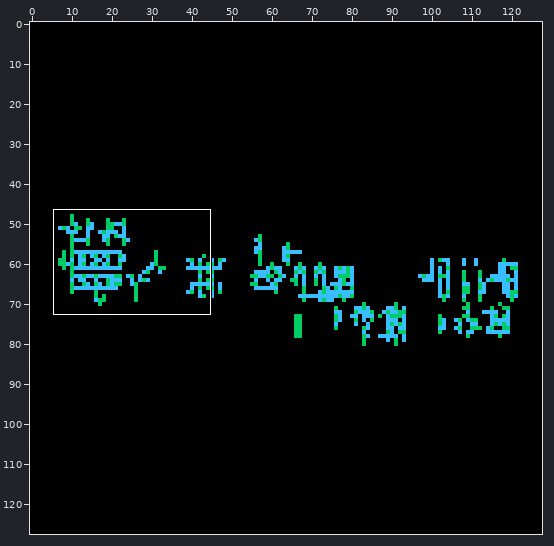
Two states of a sprite sheet, RRIO_core/schematic/thumbnail_128x128.png. The picture above shows the old version from afar; the outline marks the close-up.
Close-up. Earlier state:
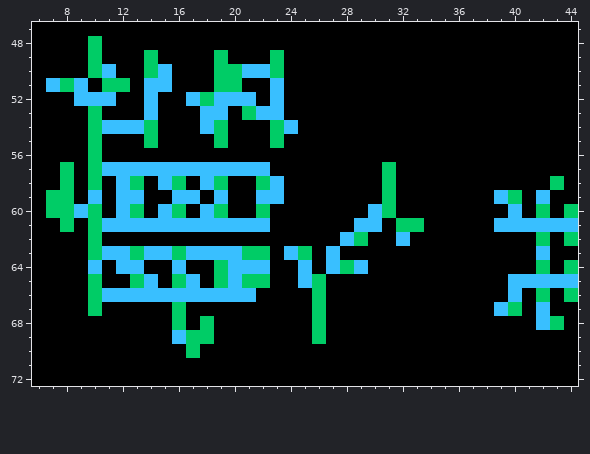
The file is 128x128 pixels. Shown: x 6..44, y 47..72.
Now the later version:
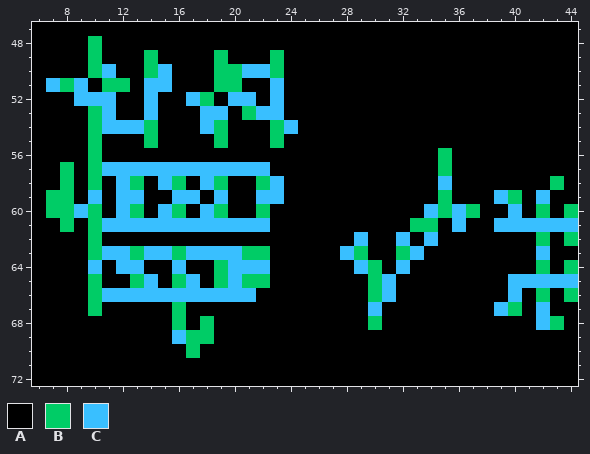
Palette (. is transparent): A #000000  B #00cc66  C #39bfff
Difference:
Changed rows in their new state; - is an unchanged pixel.
first column x 11:
52 --------A------------------
53 C--------------------------
56 ------------------------B--
57 --------------------A---B--
58 --------------------A---C--
59 --------------------A---B--
60 -------------------AA--CBCB
61 ------------------AA-A-B-C-
62 -----------------AC----C---
63 -------------AA-ACB--BC----
64 --------------A-AA-B-C-----
65 --------------AA---BC------
66 ---------------A---BC------
67 ---------------A---C-------
68 ---------------A---B-------
69 ---------------A-----------
Boxes around the changes in both close-ups, in picture pixels (x1, y1, x2, y2):
changed: (214, 92, 228, 106)
changed: (102, 106, 116, 120)
changed: (284, 148, 480, 344)
